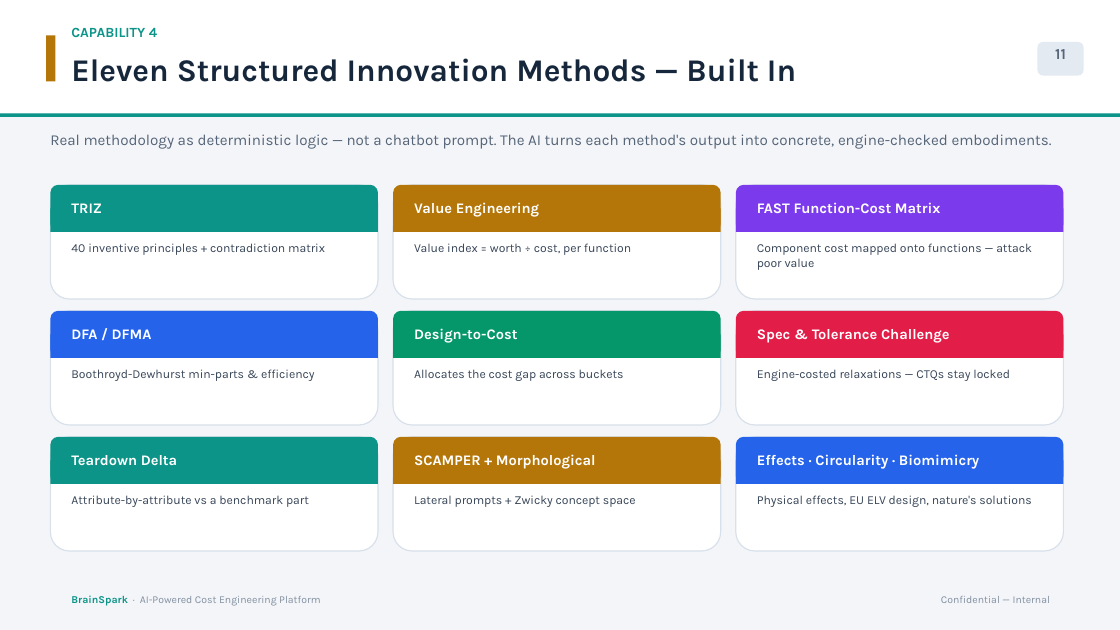
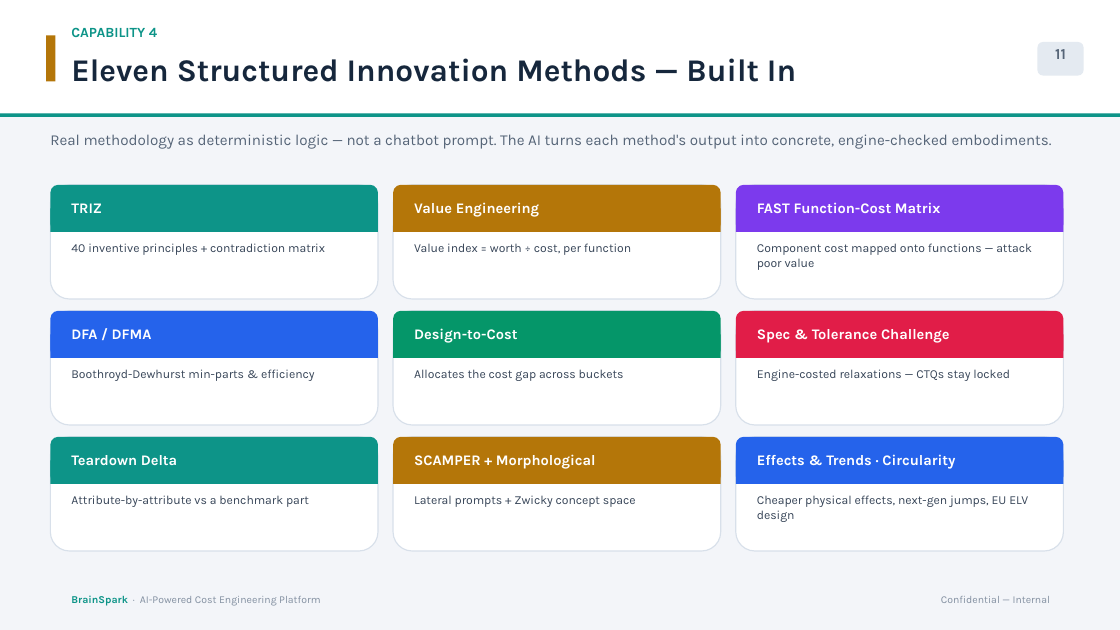
Before and after one commit to bhosaleavinash546/leamington-marathi, a slide deck: slide 11 of BrainSpark_Director_Presentation.pptx. Drawn at 1120x630 pixels with LibreOffice and Linux fonts; fonts in the diff are those of the drawing. Boxes give left, top, right and bottom in pixels: in the first picture for what was removed or moved away, otherwise in the second. Text is boxed around its words. In the diff, an @@ line names an element or a change of style, - is before the commit and + after.

```diff
--- a/BrainSpark_Director_Presentation.pptx
+++ b/BrainSpark_Director_Presentation.pptx
@@ text at (757,454,955,469): text changed @@
-Effects · Circularity · Biomimicry
+Effects & Trends · Circularity
@@ text at (757,495,1028,522): text changed @@
-Physical effects, EU ELV design, nature's solutions
+Cheaper physical effects, next-gen jumps, EU ELV design
```
Also in this commit, not shown: 4 other slides changed, 1 other file.
